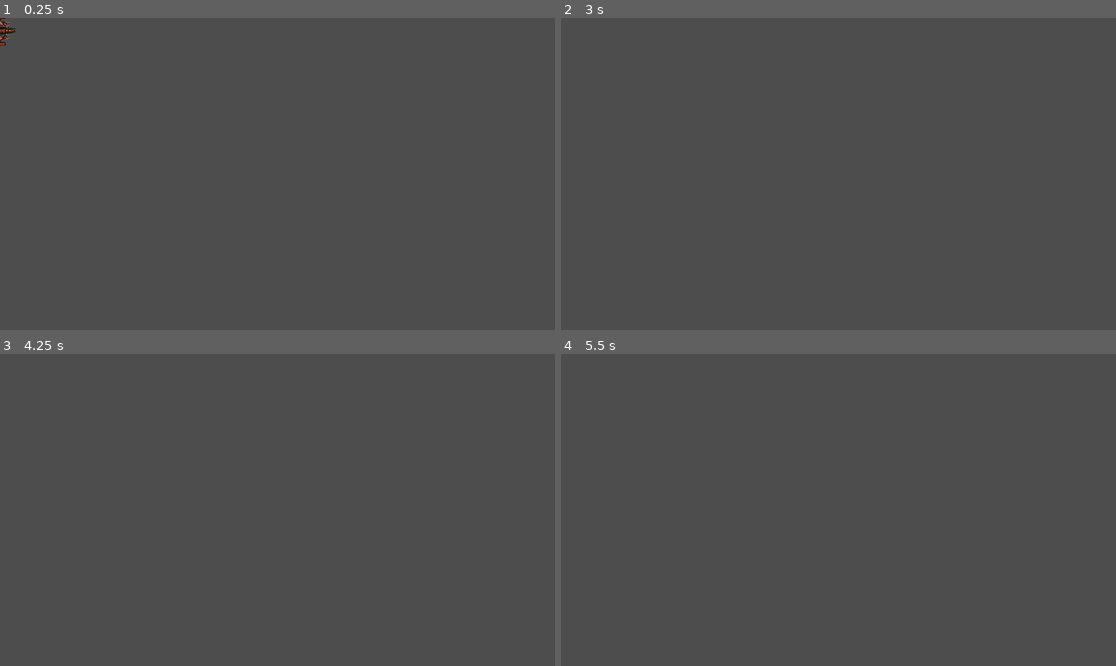
Above: before the commit, frames 1-4 (two rows, left to right).
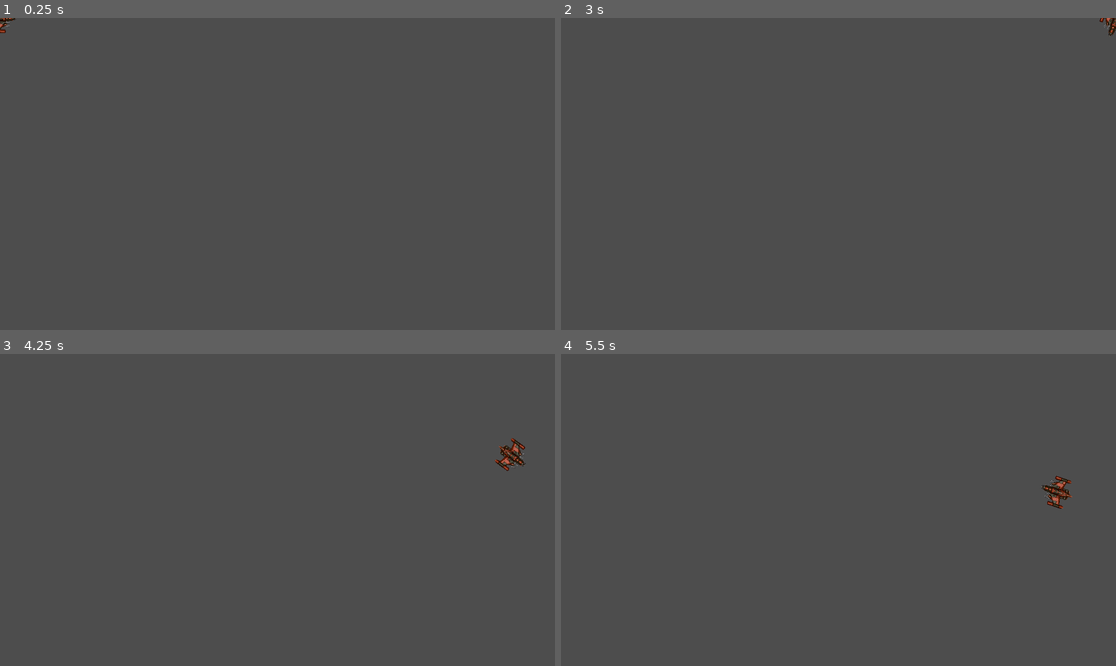
Above: after the commit, the same moments.

Repository: jeanmaxcacacho/bradfield-godot-ch3
Game: Godot game, scene res://player.tscn
Same seed, same stepped clock (60 frames per second), same inputs: the game is played once before the commit and once after it. Before the commit the project has no main scene; this scene is started directly in both runs.
Inputs:
- Up to frame 1 (0.25 s): no input
- Up to frame 2 (3 s): hold Right (rotate_right) 0.53-1.28 s; hold Left (rotate_left) 1.28-2.03 s; hold Right (rotate_right) 2.03-2.78 s; hold Up (thrust) from 2.78 s (still down)
- Up to frame 3 (4.25 s): release Up (thrust) at 3.53 s; hold Left (rotate_left) from 3.53 s (still down)
- Up to frame 4 (5.5 s): keep holding Left (rotate_left)

The runs differ from the first frame. In frame 1, 0.1% of the frame differs, in the area x 0-3%, y 0-9%; in frame 2, less than 0.1%; in frame 3, 0.3%, in the area x 89-95%, y 26-38%; in frame 4, 0.3%.
Error before the commit: Invalid call. Nonexistent function 'set_deffered' in base 'CollisionShape2D'. (res://player.gd:23)

Commit message:
screen wrapping and other physics shit

Diff:
--- a/player.gd
+++ b/player.gd
@@ -2,6 +2,7 @@
 
 enum {INIT, ALIVE, INVULNERABLE, DEAD} # values come from their index in the whatever type of iterable this is
 var state = INIT
+var screensize = Vector2.ZERO
 
 @export var engine_power = 500
 @export var spin_power = 8000
@@ -13,18 +14,19 @@
 
 func _ready():
 	change_state(ALIVE)
+	screensize = get_viewport_rect().size
 
 
 func change_state(new_state):
 	match new_state:
 		INIT:
-			$CollisionShape2D.set_deffered("disabled", true)
+			$CollisionShape2D.set_deferred("disabled", true)
 		ALIVE:
-			$CollisionShape2D.set_deffered("disabled", false)
+			$CollisionShape2D.set_deferred("disabled", false)
 		INVULNERABLE:
-			$CollisionShape2D.set_deffered("disabled", true)
+			$CollisionShape2D.set_deferred("disabled", true)
 		DEAD:
-			$CollisionShape2D.set_deffered("disabled", true)
+			$CollisionShape2D.set_deferred("disabled", true)
 	state = new_state
 
 
@@ -37,6 +39,21 @@
 	if state in [DEAD, INIT]:
 		return
 	if Input.is_action_pressed("thrust"):
+		# scalar multiplication, you "stretch" the vector to make it move a direction
 		thrust = transform.x*engine_power
 	# I'm guessing this depends on whether or not it's a negative or positive rotation
 	rotation_dir = Input.get_axis("rotate_left", "rotate_right")
+
+
+# again, it's really just about learning what the nodes do; this is a rigid body specific method
+func _physics_process(_delta):
+	constant_force = thrust
+	constant_torque = rotation_dir*spin_power
+
+
+# have to use this function when changing a physics body's position or other like "God" shit
+func _integrate_forces(physics_state):
+	var xform = physics_state.transform
+	xform.origin.x = wrapf(xform.origin.x, 0, screensize.x)
+	xform.origin.y = wrapf(xform.origin.y, 0, screensize.y)
+	physics_state.transform = xform
--- a/player.tscn
+++ b/player.tscn
@@ -7,6 +7,7 @@
 radius = 31.0161
 
 [node name="Player" type="RigidBody2D"]
+gravity_scale = 0.0
 linear_damp = 1.0
 angular_damp = 5.0
 script = ExtResource("1_icpcc")
--- a/project.godot
+++ b/project.godot
@@ -11,6 +11,7 @@
 [application]
 
 config/name="bradfield-godot-ch3"
+run/main_scene="res://player.tscn"
 config/features=PackedStringArray("4.2", "GL Compatibility")
 config/icon="res://icon.svg"
 
